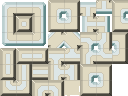
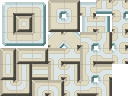
Revision of a layered 128 x 96 image; what changed, layer by layer:
painted on "Pasted Layer #1" over (65, 1, 128, 96)
painted on "Layer #2" over (64, 0, 128, 96)
